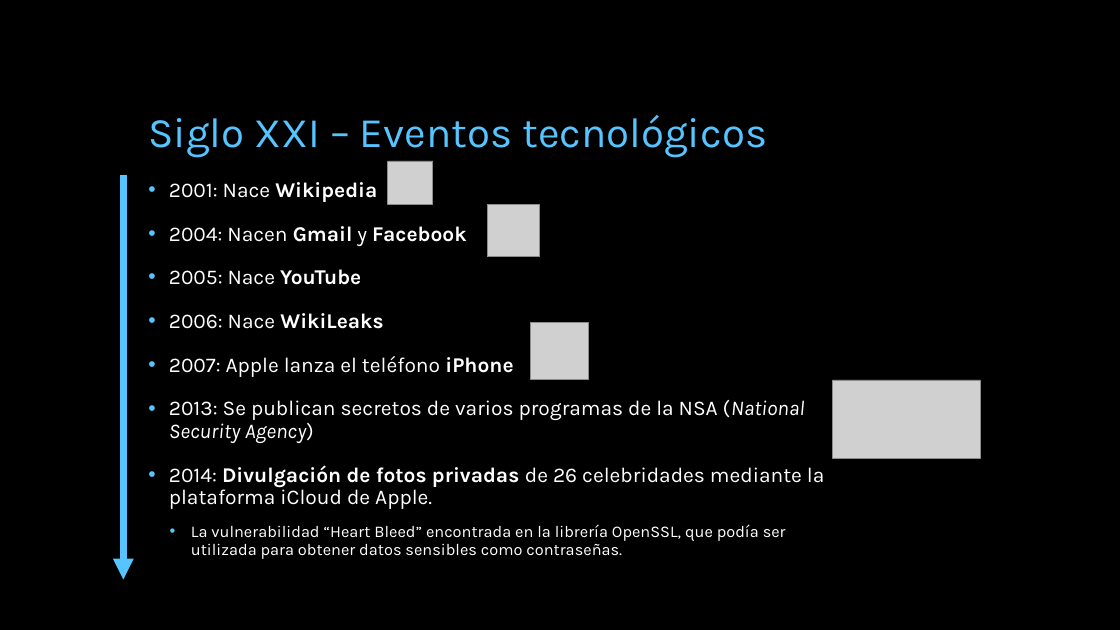
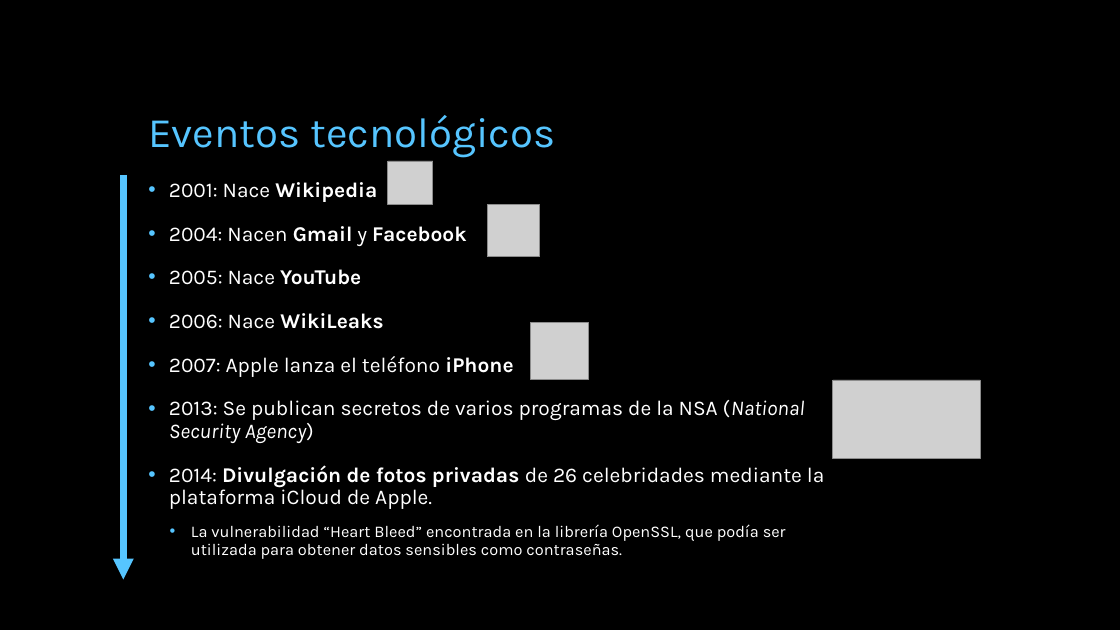
Before and after one commit to miparnisari/implantaciondesistemas, a slide deck: slide 27 of Presentacion/Fuga de Información.pptx (slide 29 before the commit). Drawn at 1120x630 pixels with LibreOffice and Linux fonts; fonts in the diff are those of the drawing; grey boxes stand for pictures; background and template pictures are left out. Boxes give left, top, right and bottom in pixels: in the first picture for what was removed or moved away, otherwise in the second. Text is boxed around its words. In the diff, an @@ line names an element or a change of style, - is before the commit and + after.

```diff
--- a/Presentacion/Fuga de Información.pptx
+++ b/Presentacion/Fuga de Información.pptx
@@ title at [148, 115, 556, 158]: text changed @@
-Siglo XXI – Eventos tecnológicos
+Eventos tecnológicos
```
Also in this commit, not shown: 8 other slides changed, 1 slide added, 2 slides removed.
